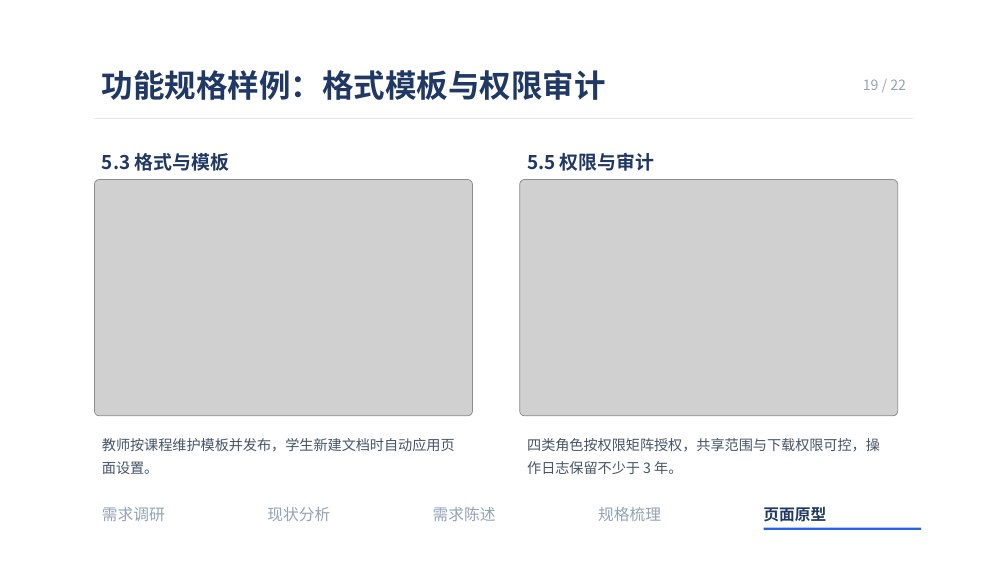
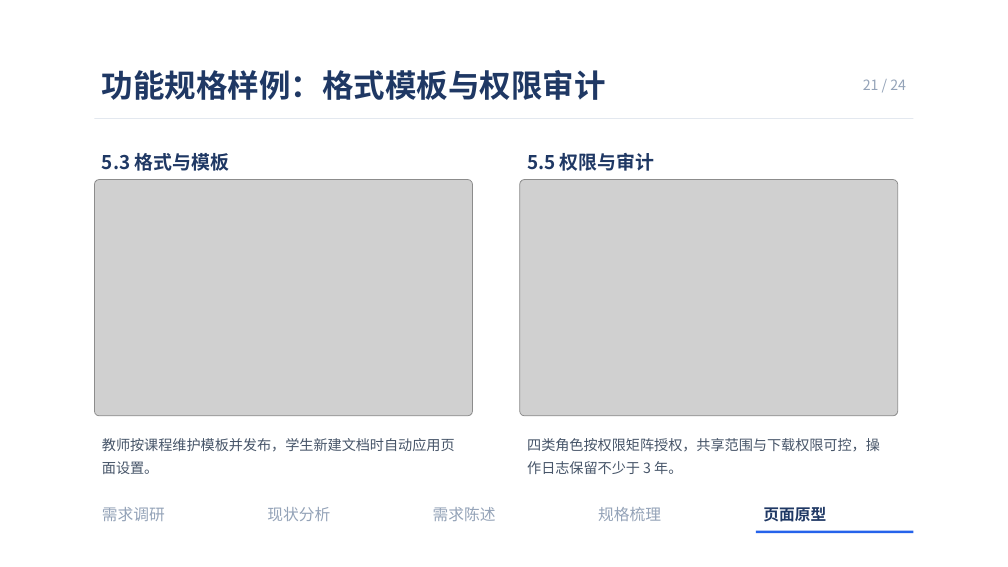
Before and after one commit to Echo-9916/EduDocAssistant, a slide deck: slide 21 of 04_演示汇报/校园智能文档助手-需求说明汇报.pptx (slide 19 before the commit). Drawn at 1008x567 pixels with LibreOffice and Linux fonts; fonts in the diff are those of the drawing; grey boxes stand for pictures. Boxes give left, top, right and bottom in pixels: in the first picture for what was removed or moved away, otherwise in the second. Text is boxed around its words. In the diff, an @@ line names an element or a change of style, - is before the commit and + after.

```diff
--- a/04_演示汇报/校园智能文档助手-需求说明汇报.pptx
+++ b/04_演示汇报/校园智能文档助手-需求说明汇报.pptx
@@ text at <box>863,79,906,90</box>: text changed @@
-19 / 22
+21 / 24
@@ rectangle: place and size @@
-rectangle at <box>764,528,921,530</box>
+rectangle at <box>756,531,913,533</box>
```
Also in this commit, not shown: 20 other slides changed, 2 slides added, 7 other files.
